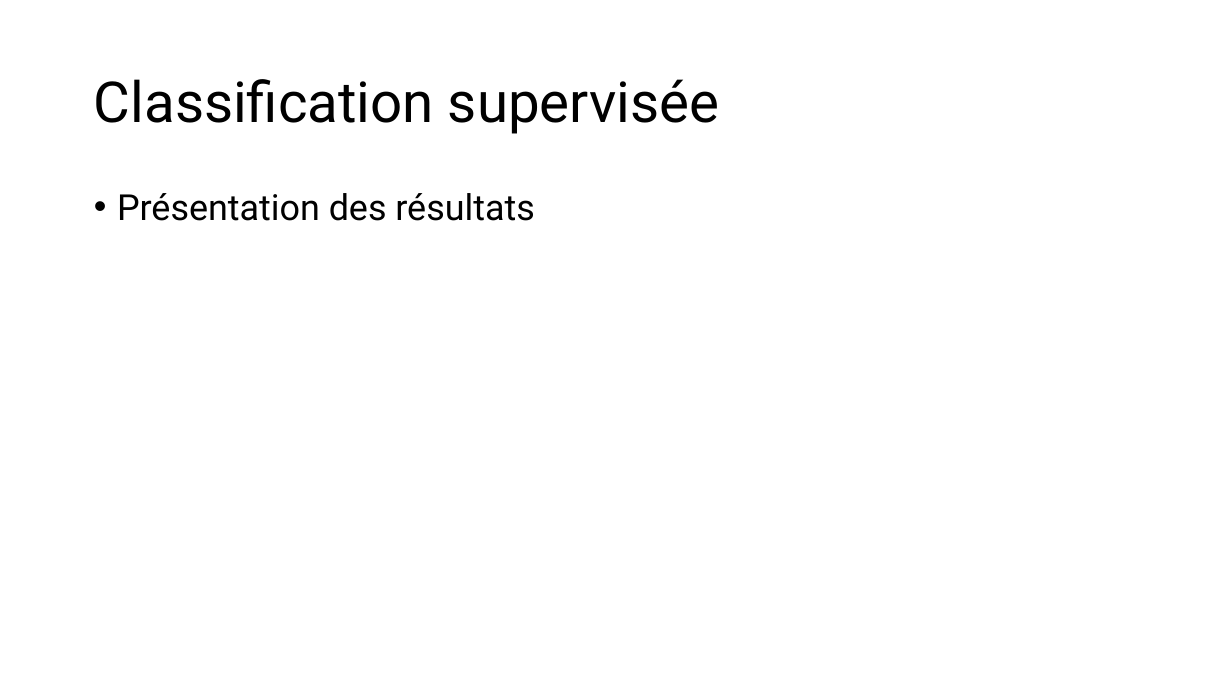
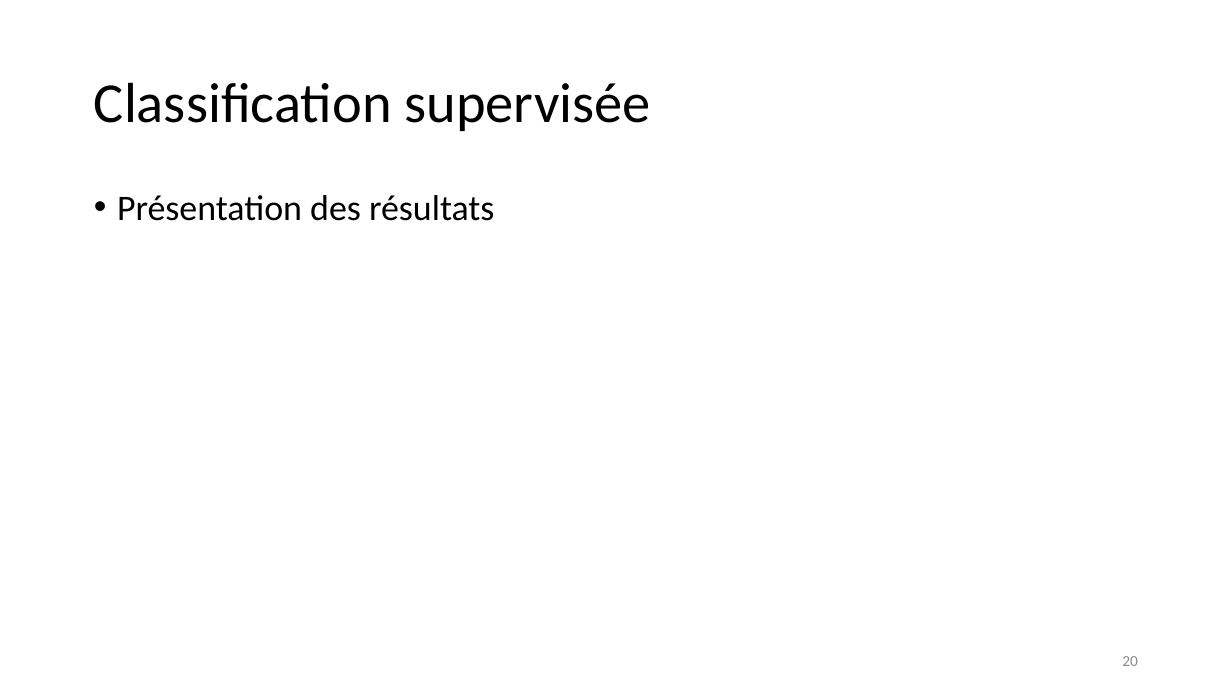
Before and after one commit to Hedredo/oc_projet_6, a slide deck: slide 20 of 5_presentation_072024.pptx (slide 17 before the commit). Drawn at 1232x693 pixels with LibreOffice and Linux fonts; fonts in the diff are those of the drawing. Boxes give left, top, right and bottom in pixels: in the first picture for what was removed or moved away, otherwise in the second. Text is boxed around its words. In the diff, an @@ line names an element or a change of style, - is before the commit and + after.

Commit message:
final_update_classification_and_api

```diff
--- a/5_presentation_072024.pptx
+++ b/5_presentation_072024.pptx
@@ title "Classification supervisée" at [94, 82, 651, 131]: font Roboto to Calibri @@
@@ text "Présentation des résultats" at [117, 195, 494, 221]: font Roboto to Calibri @@
@@ page number added at [1122, 656, 1138, 666], 12 pt, text #8C8C8C @@
+20
```
Also in this commit, not shown: 18 other slides changed, 6 slides added, 2 slides removed, 9 other files.
